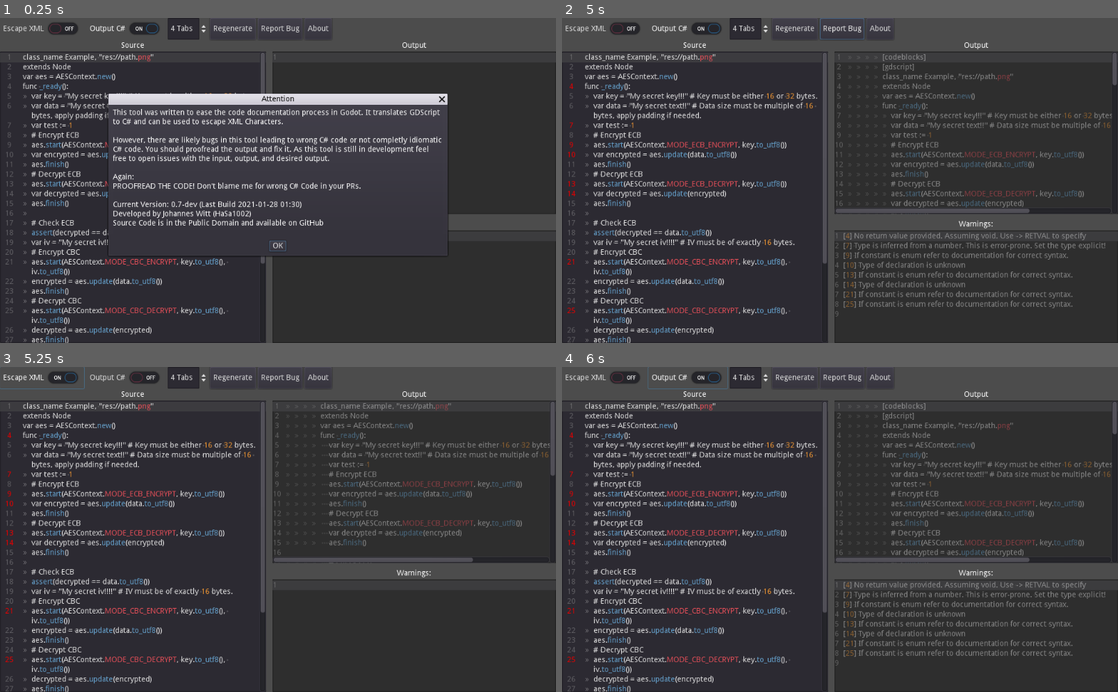
Above: before the commit, frames 1-4 (two rows, left to right).
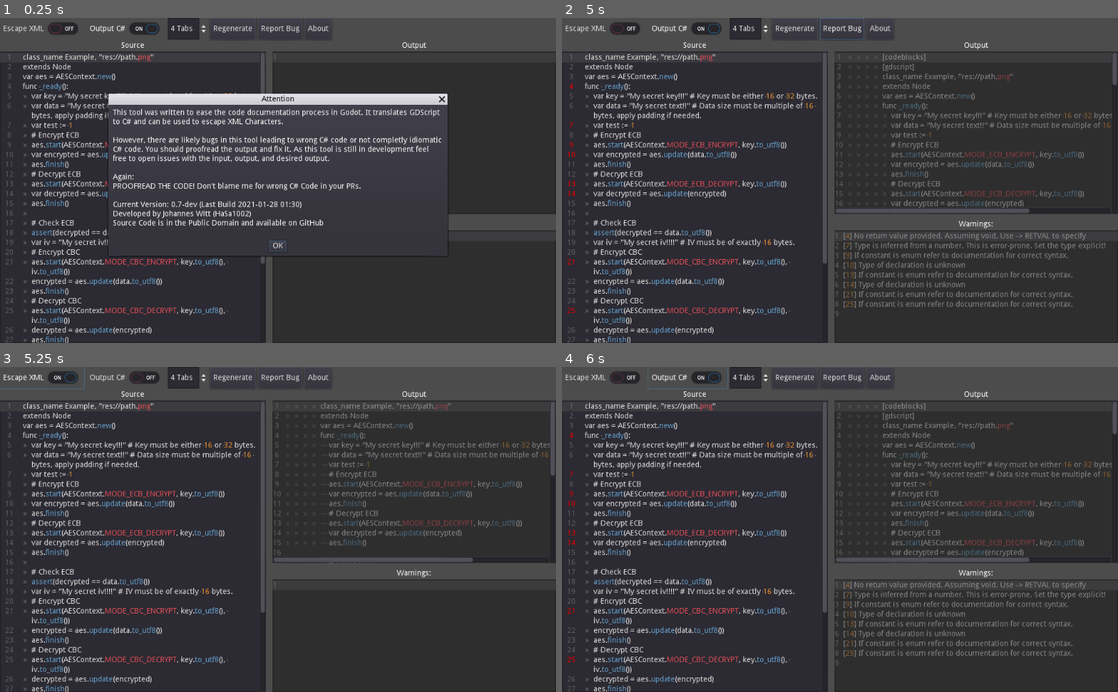
Above: after the commit, the same moments.

Repository: HaSa1002/codetranslator
Game: Godot game, scene res://Translator.tscn
The game is run twice, just before and just after one commit, with the same random seed, the same clock (stepped at 60 frames per second) and the same inputs.
Inputs:
- Up to frame 1 (0.25 s): no input
- Up to frame 2 (5 s): click "OK" at 0.5 s; click "Escape XML" at 1.25 s; click "Output C#" at 2 s; click "Regenerate" at 2.75 s; click "Report Bug" at 3.5 s; click "Browser opend" at 4.25 s
- Up to frame 3 (5.25 s): click "Escape XML" at 5 s
- Up to frame 4 (6 s): click "Output C#" at 5.75 s

Frames 1-2 are identical in both runs. In frame 3, less than 0.1% of the frame differs, in the area x 1-3%, y 20-91%; in frame 4, nothing differs.

Commit message:
Fix warn lines not being unmarked

Diff:
--- a/Translator.gd
+++ b/Translator.gd
@@ -34,6 +34,9 @@
 func clear():
 	$HSplitContainer/VSplitContainer/Output/Output.text = ""
 	$HSplitContainer/VSplitContainer/Warnings/Warnings.text = ""
+	var source := $HSplitContainer/Source/Source as TextEdit
+	for i in range(source.get_line_count()):
+		source.set_line_as_safe(i, false)
 
 
 ## Translates input based on the wanted output determined through the buttons
